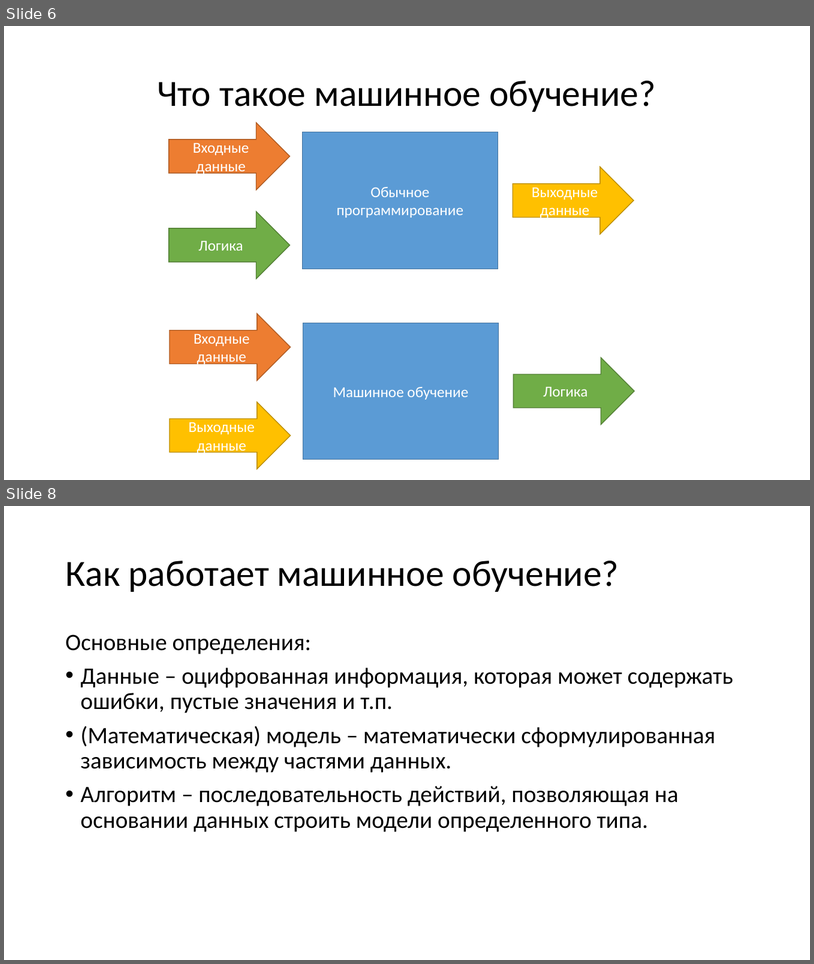
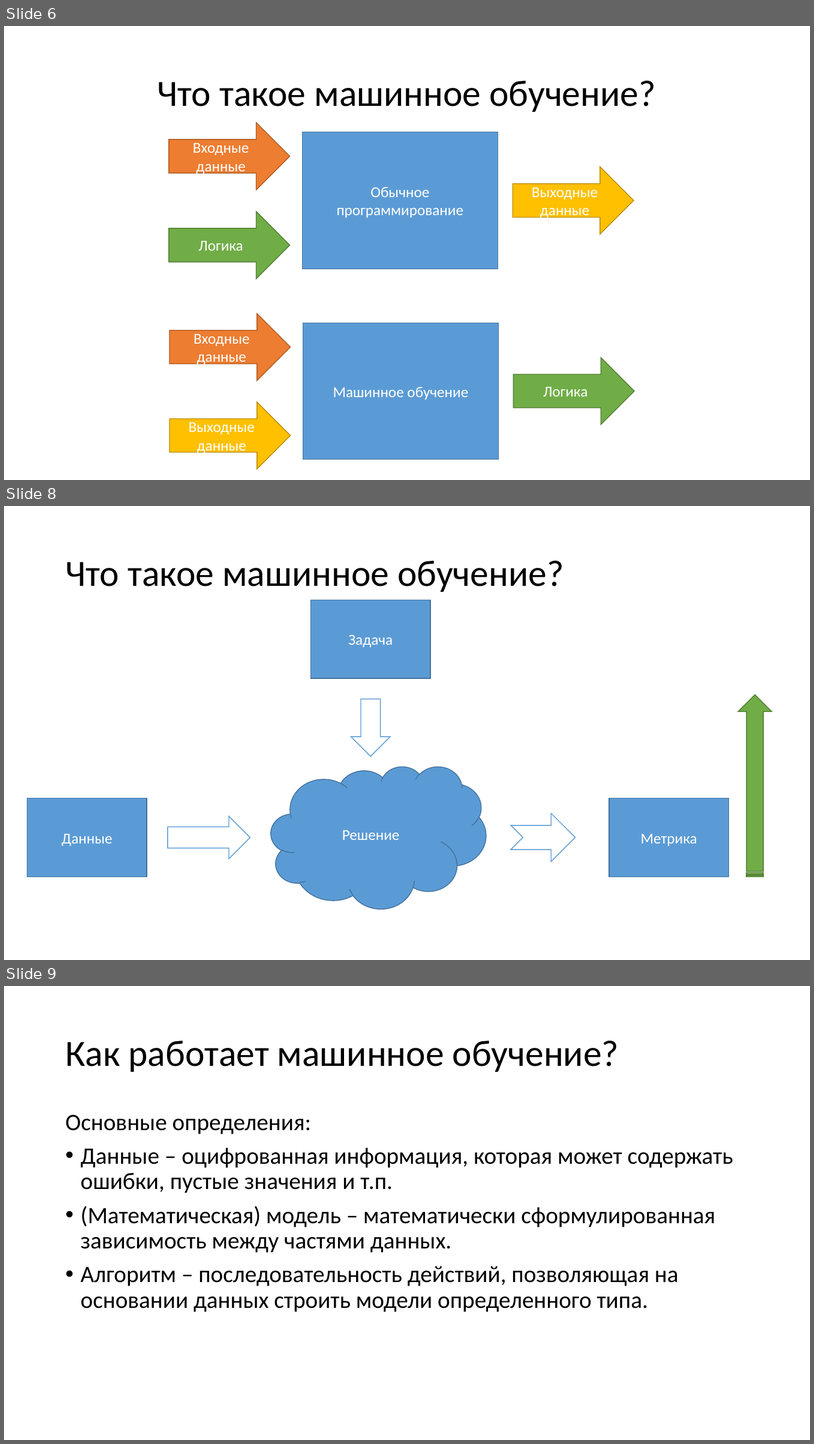
Before and after one commit to mosalov/AI_main_lectures, a slide deck: Лекция 1.pptx. Shown one above the other, each under a label of ours: slides 6 and 8 before the commit, slides 6, 8 and 9 after it; the slides between them are not shown. The pictures are 814x964 and 814x1444 pixels, drawn with LibreOffice and Linux fonts; fonts in the diff are those of the drawing. Boxes give left, top, right and bottom in pixels: in the first picture for what was removed or moved away, otherwise in the second. Text is boxed around its words. In the diff, an @@ line names an element or a change of style, - is before the commit and + after.

```diff
--- a/Лекция 1.pptx
+++ b/Лекция 1.pptx
@@ slide 8 added at [4, 506, 810, 960], background #FFFFFF @@
@@ title added at [65, 561, 564, 592], 44 pt, text #000000 @@
+Что такое машинное обучение?
@@ rectangle added at [311, 600, 431, 678], fill #5B9BD5, outline #43739E 1 pt, 18 pt, text #FFFFFF @@
+Задача
@@ down arrow added at [351, 699, 390, 756], fill #FFFFFF, outline #5B9BD5 1 pt @@
@@ striped right arrow added at [739, 694, 773, 877], fill #70AD47, outline #538035 1 pt @@
@@ cloud added at [272, 766, 487, 908], fill #5B9BD5, outline #43739E 1 pt, 18 pt, text #FFFFFF @@
+Решение
@@ rectangle added at [27, 798, 147, 877], fill #5B9BD5, outline #43739E 1 pt, 18 pt, text #FFFFFF @@
+Данные
@@ rectangle added at [609, 798, 729, 877], fill #5B9BD5, outline #43739E 1 pt, 18 pt, text #FFFFFF @@
+Метрика
@@ right arrow added at [168, 816, 250, 859], fill #FFFFFF, outline #5B9BD5 1 pt @@
@@ notched right arrow added at [511, 813, 575, 862], fill #FFFFFF, outline #5B9BD5 1 pt @@
@@ what was slide 8 is now slide 9 @@
```
Also in this commit, not shown: 6 slides changed, 9 other slides added.
